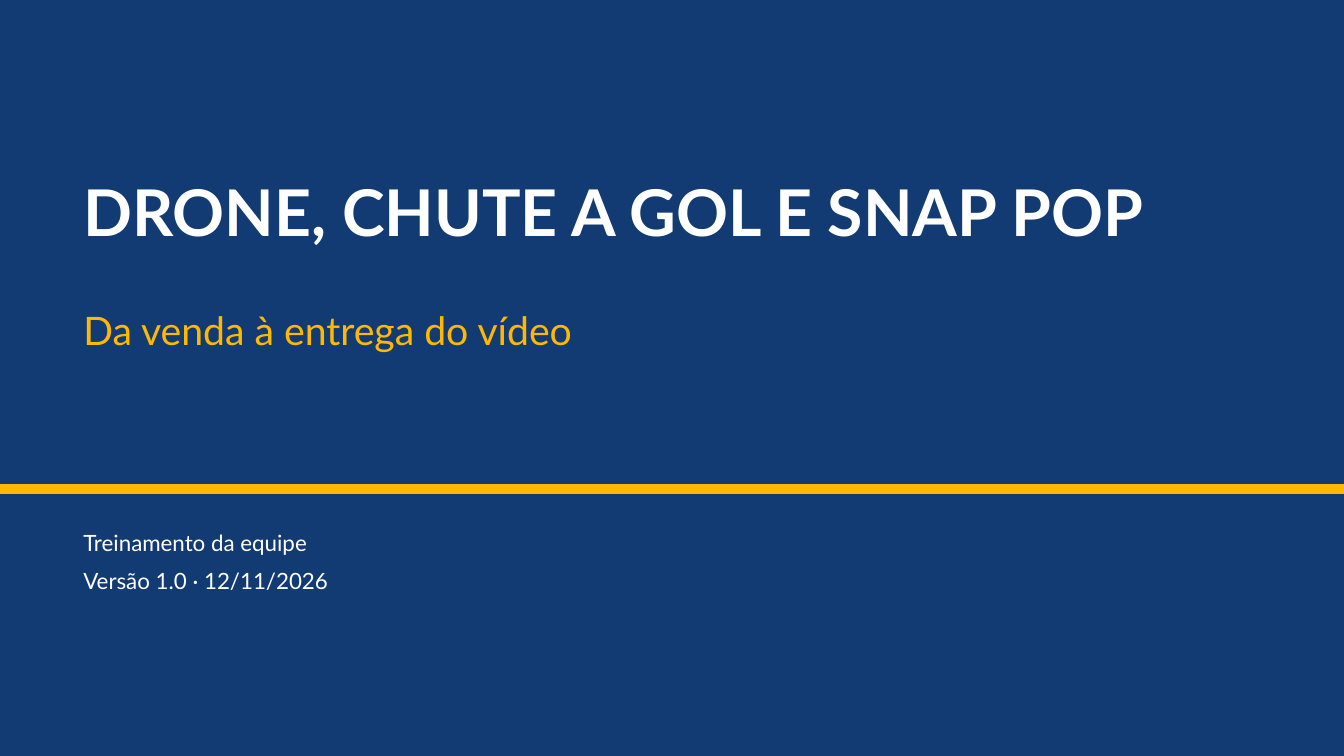
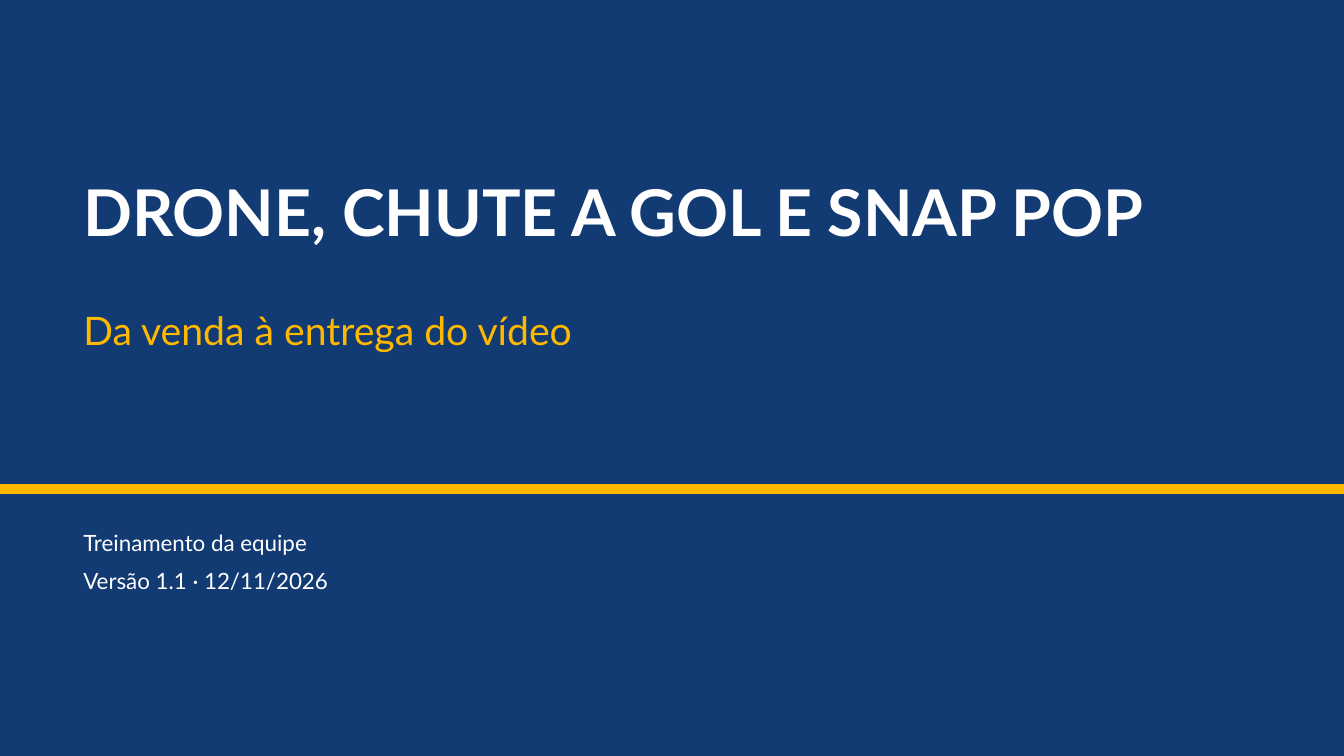
Before and after one commit to dudurezende10/eterna, a slide deck: slide 1 of docs/treinamento/entregaveis/Treinamento - Drone, Chute a Gol e Snap Pop - da venda a entrega.pptx. Drawn at 1344x756 pixels with LibreOffice and Linux fonts; fonts in the diff are those of the drawing. Boxes give left, top, right and bottom in pixels: in the first picture for what was removed or moved away, otherwise in the second. Text is boxed around its words. In the diff, an @@ line names an element or a change of style, - is before the commit and + after.

```diff
--- a/docs/treinamento/entregaveis/Treinamento - Drone, Chute a Gol e Snap Pop - da venda a entrega.pptx
+++ b/docs/treinamento/entregaveis/Treinamento - Drone, Chute a Gol e Snap Pop - da venda a entrega.pptx
@@ text at <box>83,572,328,590</box>: text changed @@
-Versão 1.0 · 12/11/2026
+Versão 1.1 · 12/11/2026
```
Also in this commit, not shown: 8 other slides changed, 3 slides added, 22 other files.
